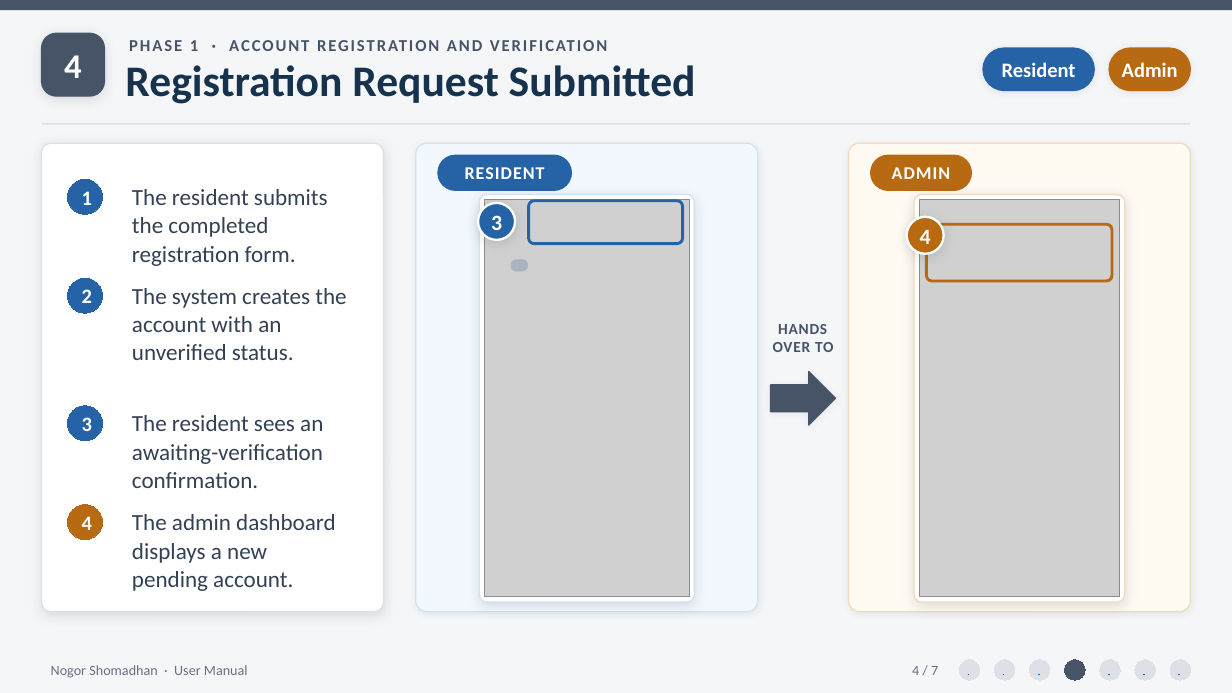
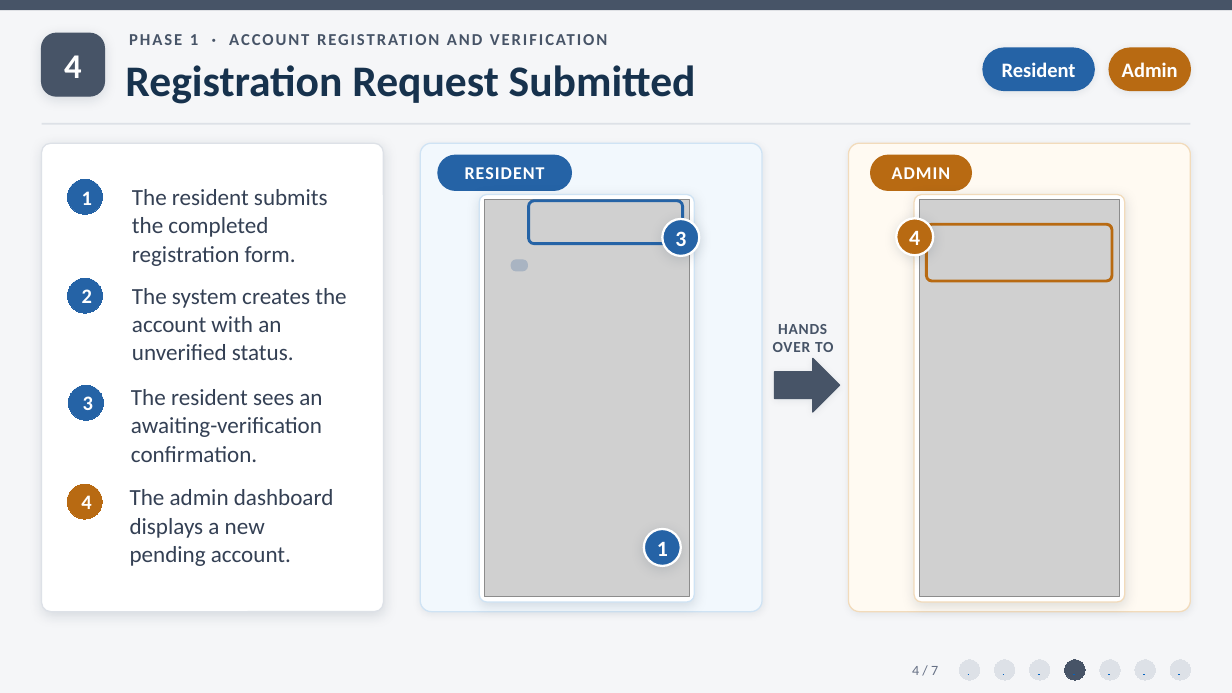
Before and after one commit to Zawadur-Rafid/NogorShomadhan, a slide deck: slide 4 of User Manual/NogorShomadhan_UserManual_Phase1.pptx. Drawn at 1232x693 pixels with LibreOffice and Linux fonts; fonts in the diff are those of the drawing; grey boxes stand for pictures. Boxes give left, top, right and bottom in pixels: in the first picture for what was removed or moved away, otherwise in the second. Text is boxed around its words. In the diff, an @@ line names an element or a change of style, - is before the commit and + after.

```diff
--- a/User Manual/NogorShomadhan_UserManual_Phase1.pptx
+++ b/User Manual/NogorShomadhan_UserManual_Phase1.pptx
@@ text "PHASE 1 · ACCOUNT REGISTRATION ..." rewrapped from (132, 40, 323, 464) to (190, 34, 291, 562) @@
@@ rounded rectangle: place and size @@
-rounded rectangle at (416, 143, 758, 612)
+rounded rectangle at (421, 143, 762, 612)
@@ text "3": place and size @@
-text "3" at (491, 215, 502, 230)
+text "3" at (675, 231, 686, 246)
@@ ellipse: place and size @@
-ellipse at (478, 203, 515, 240)
+ellipse at (663, 219, 700, 256)
@@ text "4": place and size @@
-text "4" at (920, 230, 931, 244)
+text "4" at (909, 231, 920, 245)
@@ ellipse: place and size @@
-ellipse at (907, 217, 944, 254)
+ellipse at (897, 218, 933, 255)
@@ text "The admin dashboard displays a ..." rewrapped from (132, 514, 336, 591) to (130, 317, 334, 566) @@
@@ right arrow: place and size @@
-right arrow at (771, 372, 836, 425)
+right arrow at (775, 359, 839, 412)
@@ ellipse "3": place and size @@
-ellipse "3" at (67, 406, 103, 441)
+ellipse "3" at (68, 385, 104, 421)
@@ text "The resident sees an awaiting-verification ...": place and size @@
-text "The resident sees an awaiting-verification ..." at (132, 415, 323, 488)
+text "The resident sees an awaiting-verification ..." at (131, 389, 322, 462)
@@ ellipse "4": place and size @@
-ellipse "4" at (67, 505, 103, 540)
+ellipse "4" at (67, 484, 103, 519)
@@ ellipse added at (644, 530, 681, 567), fill #2563A6, outline #FFFFFF 1.75 pt @@
@@ text added at (657, 542, 668, 556), 17 pt, text #FFFFFF, bold @@
+1
@@ text removed at (51, 665, 248, 678) @@
-Nogor Shomadhan · User Manual
```
Also in this commit, not shown: 6 other slides changed.
